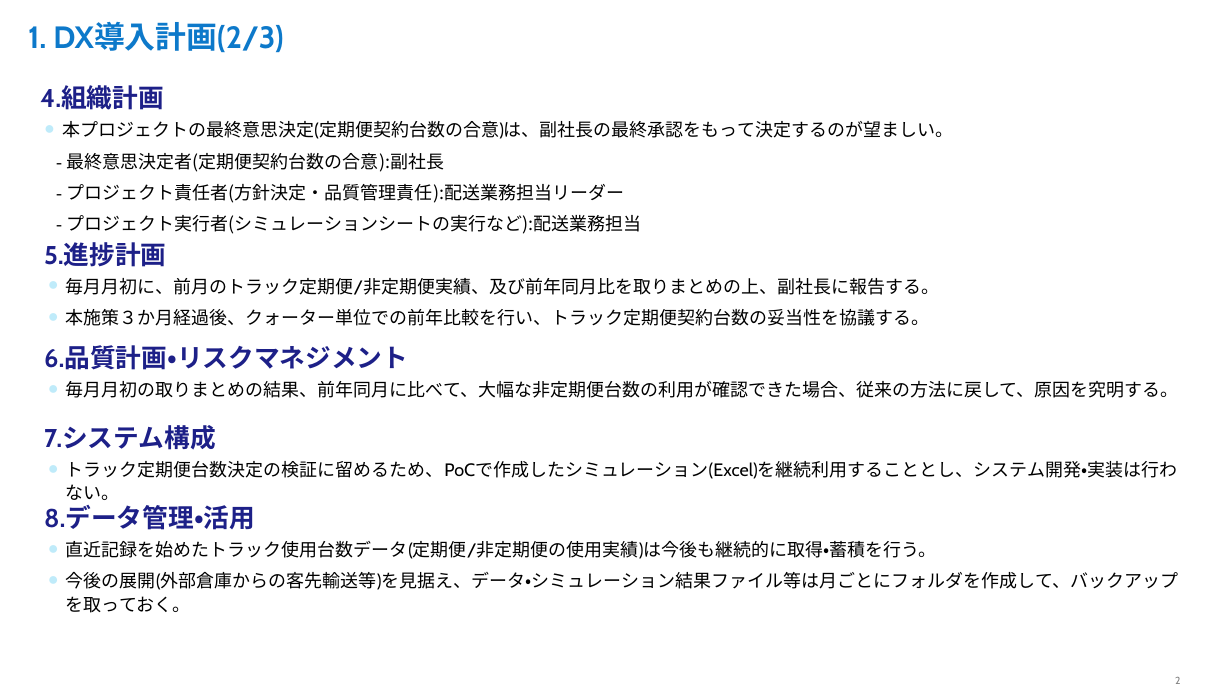
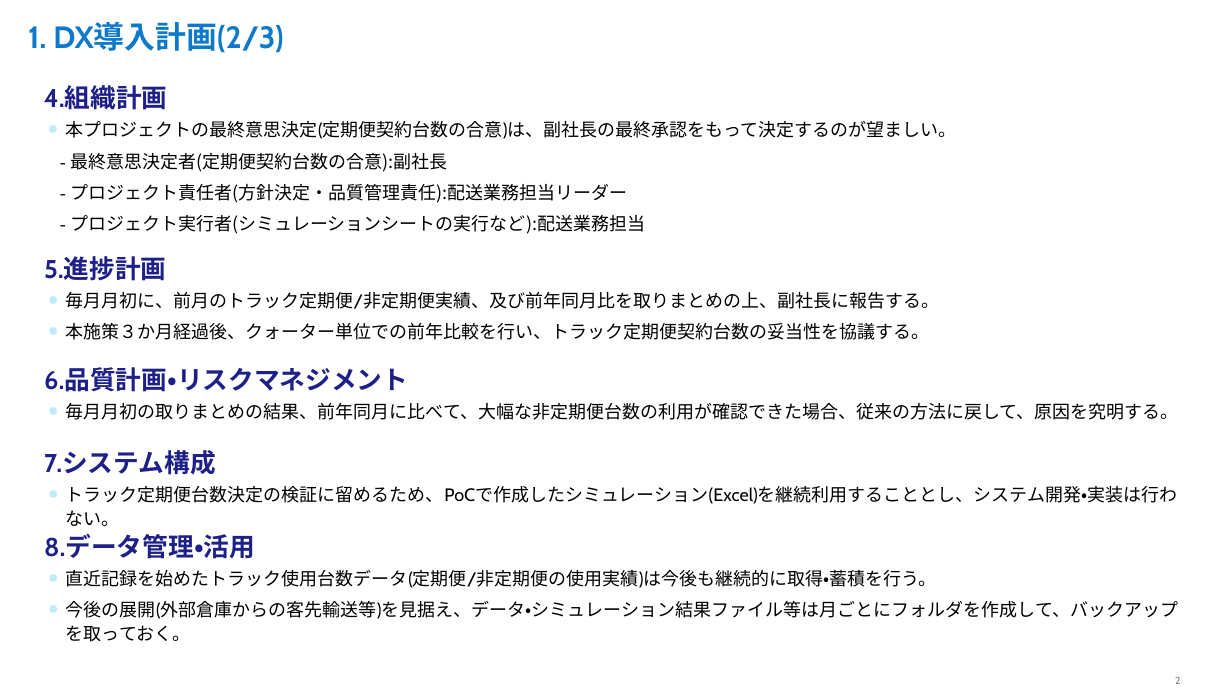
Before and after one commit to carreraastra/PBL01, a slide deck: slide 2 of PBL04_演習5_m.kiyo.pptx. Drawn at 1232x693 pixels with LibreOffice and Linux fonts; fonts in the diff are those of the drawing; background and template pictures are left out. Boxes give left, top, right and bottom in pixels: in the first picture for what was removed or moved away, otherwise in the second. Text is boxed around its words. In the diff, an @@ line names an element or a change of style, - is before the commit and + after.

```diff
--- a/PBL04_演習5_m.kiyo.pptx
+++ b/PBL04_演習5_m.kiyo.pptx
@@ table: place and size @@
-table at box(37, 77, 1196, 238)
+table at box(41, 77, 1200, 238)
@@ table: place and size @@
-table at box(41, 233, 1200, 330)
+table at box(41, 247, 1200, 344)
@@ table: place and size @@
-table at box(41, 336, 1200, 504)
+table at box(41, 358, 1200, 530)
@@ table: place and size @@
-table at box(41, 416, 1200, 594)
+table at box(41, 442, 1200, 623)
@@ table: place and size @@
-table at box(41, 496, 1200, 617)
+table at box(41, 525, 1200, 646)
```
Also in this commit, not shown: 10 other slides changed, 1 slide added.
